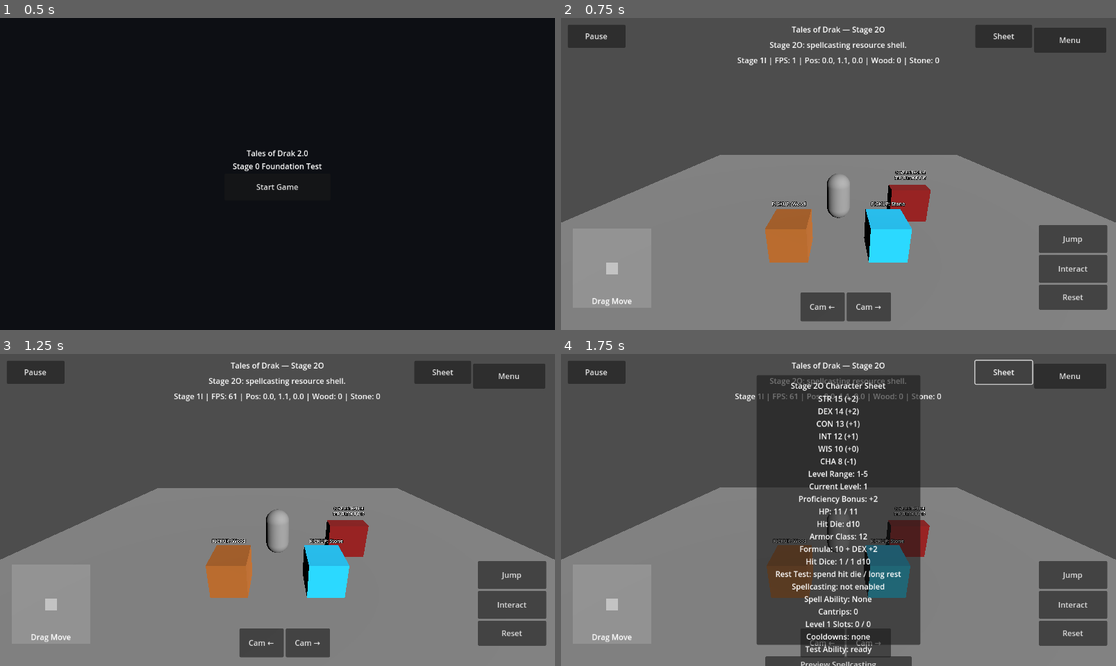
Above: before the commit, frames 1-4 (two rows, left to right).
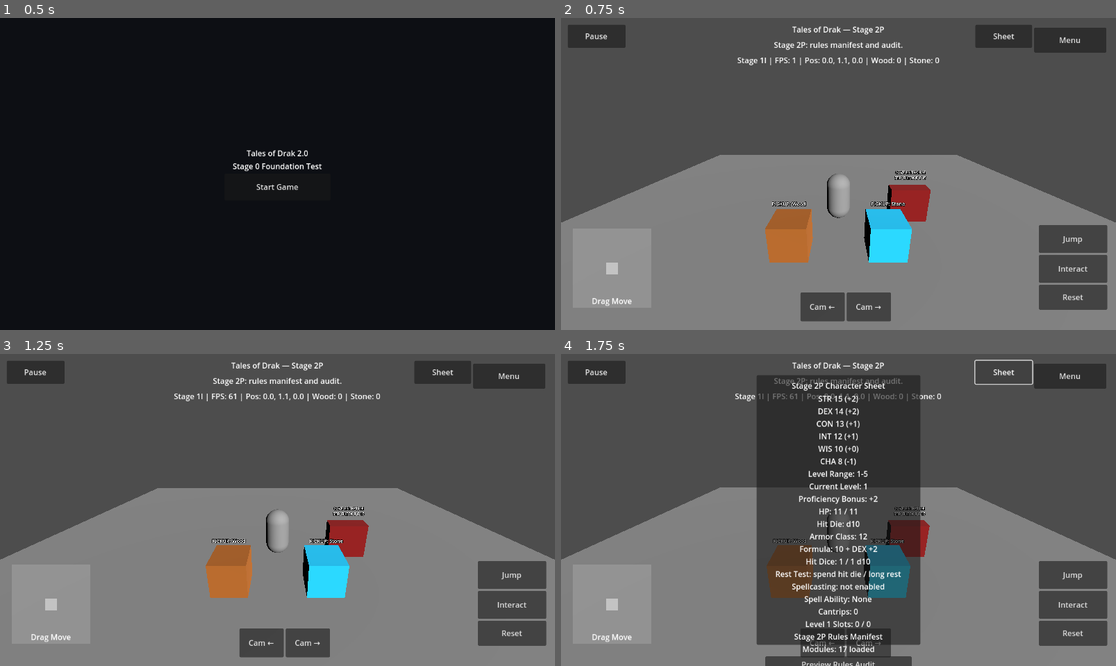
Above: after the commit, the same moments.

Repository: tristanvickery20/Tales-of-Drak-2.0
Game: Godot game, scene res://scenes/main_menu/main_menu.tscn
Same seed, same stepped clock (60 frames per second), same inputs: the game is played once before the commit and once after it.
Inputs:
- Up to frame 1 (0.5 s): no input
- Up to frame 2 (0.75 s): click "Start Game" at 0.5 s
- Up to frame 3 (1.25 s): no input
- Up to frame 4 (1.75 s): click "Sheet" at 1.25 s

Frame 1 is identical in both runs. In frame 2, 0.4% of the frame differs, in the area x 37-63%, y 2-11%; in frame 3, 0.4%; in frame 4, 0.9%, in the area x 37-63%, y 2-100%.

Commit message:
Add Stage 2P rules manifest sheet audit

Diff:
--- a/drak/ui/drak_character_sheet_overlay.gd
+++ b/drak/ui/drak_character_sheet_overlay.gd
@@ -14,9 +14,10 @@
 const REST_TRACKER_SCRIPT := preload("res://drak/rules/drak_rest_tracker.gd")
 const LEVEL_PROGRESSION_SCRIPT := preload("res://drak/rules/drak_level_progression.gd")
 const SPELLCASTING_SCRIPT := preload("res://drak/rules/drak_spellcasting.gd")
-
-const CURRENT_STAGE_TITLE := "Tales of Drak — Stage 2O"
-const CURRENT_STAGE_STATUS := "Stage 2O: spellcasting resource shell."
+const RULES_MANIFEST_SCRIPT := preload("res://drak/rules/drak_rules_manifest.gd")
+
+const CURRENT_STAGE_TITLE := "Tales of Drak — Stage 2P"
+const CURRENT_STAGE_STATUS := "Stage 2P: rules manifest and audit."
 const CURRENT_LEVEL := 1
 
 var _ability_scores: DrakAbilityScores = ABILITY_SCORES_SCRIPT.new()
@@ -33,6 +34,7 @@
 var _rest_tracker: DrakRestTracker = REST_TRACKER_SCRIPT.new()
 var _level_progression: DrakLevelProgression = LEVEL_PROGRESSION_SCRIPT.new()
 var _spellcasting: DrakSpellcasting = SPELLCASTING_SCRIPT.new()
+var _rules_manifest: DrakRulesManifest = RULES_MANIFEST_SCRIPT.new()
 var _root: Control
 var _sheet_button: Button
 var _sheet_panel: Panel
@@ -96,7 +98,7 @@
 
 	var title := Label.new()
 	title.name = "CharacterSheetTitle"
-	title.text = "Stage 2O Character Sheet"
+	title.text = "Stage 2P Character Sheet"
 	title.horizontal_alignment = HORIZONTAL_ALIGNMENT_CENTER
 	title.mouse_filter = Control.MOUSE_FILTER_IGNORE
 	box.add_child(title)
@@ -107,6 +109,14 @@
 	_sheet_text.horizontal_alignment = HORIZONTAL_ALIGNMENT_CENTER
 	_sheet_text.mouse_filter = Control.MOUSE_FILTER_IGNORE
 	box.add_child(_sheet_text)
+
+	var rules_audit_button := Button.new()
+	rules_audit_button.name = "PreviewRulesAuditButton"
+	rules_audit_button.text = "Preview Rules Audit"
+	rules_audit_button.custom_minimum_size = Vector2(270, 34)
+	rules_audit_button.mouse_filter = Control.MOUSE_FILTER_STOP
+	rules_audit_button.pressed.connect(_preview_rules_audit)
+	box.add_child(rules_audit_button)
 
 	var preview_spellcasting_button := Button.new()
 	preview_spellcasting_button.name = "PreviewSpellcastingButton"
@@ -140,14 +150,6 @@
 	long_rest_button.pressed.connect(_long_rest)
 	box.add_child(long_rest_button)
 
-	var preview_fire_button := Button.new()
-	preview_fire_button.name = "PreviewFireDamageButton"
-	preview_fire_button.text = "Preview Fire Damage"
-	preview_fire_button.custom_minimum_size = Vector2(270, 34)
-	preview_fire_button.mouse_filter = Control.MOUSE_FILTER_STOP
-	preview_fire_button.pressed.connect(_preview_fire_damage)
-	box.add_child(preview_fire_button)
-
 	var start_cooldown_button := Button.new()
 	start_cooldown_button.name = "StartCooldownButton"
 	start_cooldown_button.text = "Start 5s Cooldown"
@@ -158,7 +160,7 @@
 
 	_check_result_text = Label.new()
 	_check_result_text.name = "CheckResultText"
-	_check_result_text.text = "No preview yet."
+	_check_result_text.text = "No audit preview yet."
 	_check_result_text.custom_minimum_size = Vector2(270, 46)
 	_check_result_text.size_flags_vertical = Control.SIZE_SHRINK_CENTER
 	_check_result_text.autowrap_mode = TextServer.AUTOWRAP_WORD_SMART
@@ -169,7 +171,7 @@
 
 	var note := Label.new()
 	note.name = "CharacterSheetNote"
-	note.text = "Stage 2O shell only. No spells/class lists yet."
+	note.text = "Stage 2P audit only. No combat/classes/races yet."
 	note.autowrap_mode = TextServer.AUTOWRAP_WORD_SMART
 	note.horizontal_alignment = HORIZONTAL_ALIGNMENT_CENTER
 	note.mouse_filter = Control.MOUSE_FILTER_IGNORE
@@ -191,7 +193,7 @@
 		_armor_class.get_summary_text(_ability_scores.get_dexterity_modifier()),
 		_rest_tracker.get_summary_text(),
 		_spellcasting.get_summary_text(),
-		_cooldown_tracker.get_summary_text(),
+		_rules_manifest.get_summary_text(),
 	]
 
 func _toggle_sheet() -> void:
@@ -202,6 +204,9 @@
 func _hide_sheet() -> void:
 	_sheet_panel.visible = false
 
+func _preview_rules_audit() -> void:
+	_check_result_text.text = _rules_manifest.get_audit_text()
+
 func _preview_spellcasting() -> void:
 	_check_result_text.text = "Spellcasting shell ready. No spells or spell slots active yet."
 
@@ -220,9 +225,6 @@
 	_rest_tracker.long_rest()
 	_sheet_text.text = _get_sheet_text()
 	_check_result_text.text = "Long Rest: hit dice restored. HP unchanged."
-
-func _preview_fire_damage() -> void:
-	_check_result_text.text = "Preview: 4 Fire damage. HP unchanged."
 
 func _start_test_cooldown() -> void:
 	_cooldown_tracker.start_cooldown(DrakCooldownTracker.TEST_ABILITY_ID, 5.0)
@@ -258,6 +260,6 @@
 
 func _replace_stage_text(text: String) -> String:
 	var updated := text
-	for stage_name in ["Stage 1E", "Stage 1F", "Stage 1G", "Stage 1H", "Stage 1I", "Stage 2A", "Stage 2B", "Stage 2C", "Stage 2D", "Stage 2E", "Stage 2F", "Stage 2G", "Stage 2H", "Stage 2I", "Stage 2J", "Stage 2K", "Stage 2L", "Stage 2M", "Stage 2N"]:
-		updated = updated.replace(stage_name, "Stage 2O")
+	for stage_name in ["Stage 1E", "Stage 1F", "Stage 1G", "Stage 1H", "Stage 1I", "Stage 2A", "Stage 2B", "Stage 2C", "Stage 2D", "Stage 2E", "Stage 2F", "Stage 2G", "Stage 2H", "Stage 2I", "Stage 2J", "Stage 2K", "Stage 2L", "Stage 2M", "Stage 2N", "Stage 2O"]:
+		updated = updated.replace(stage_name, "Stage 2P")
 	return updated
